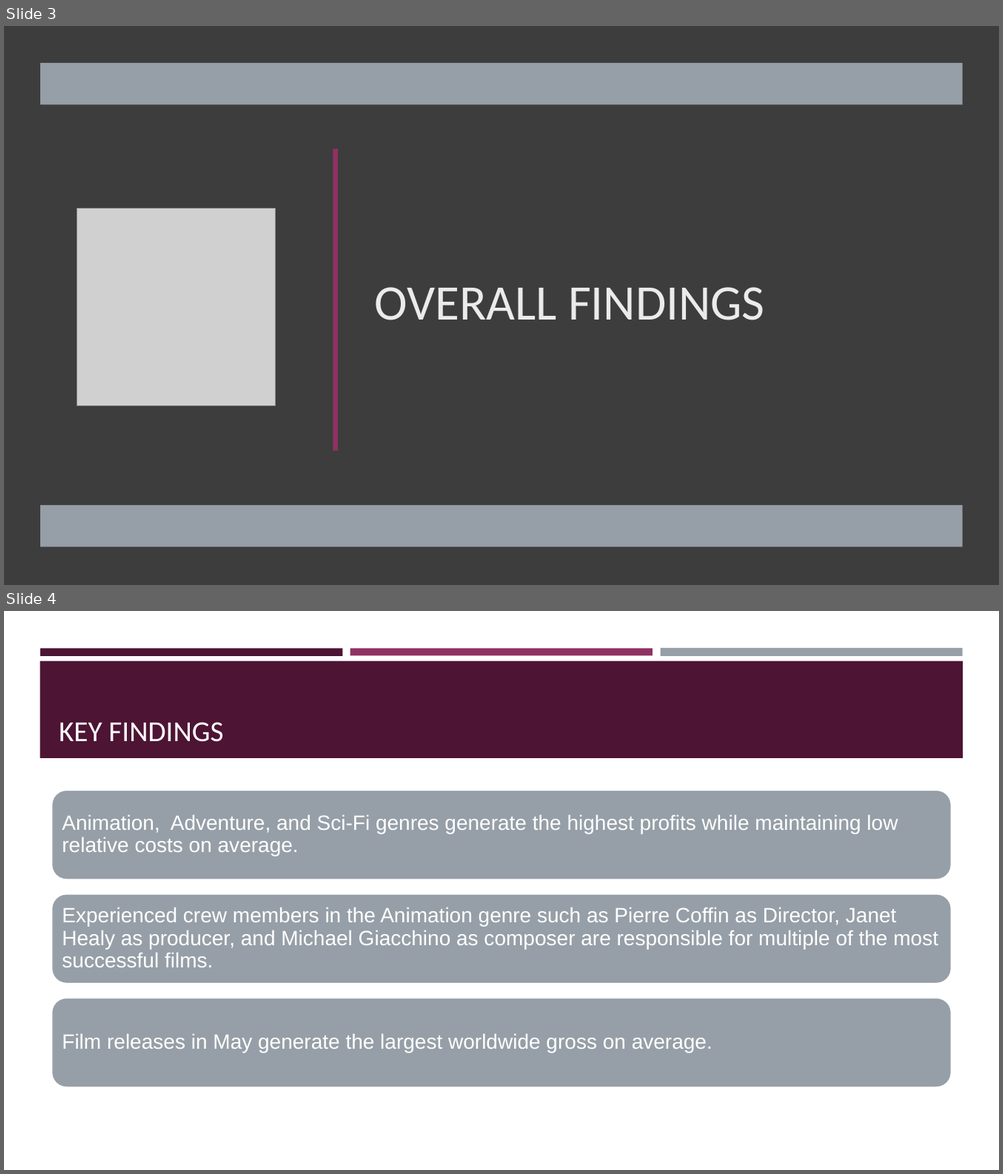
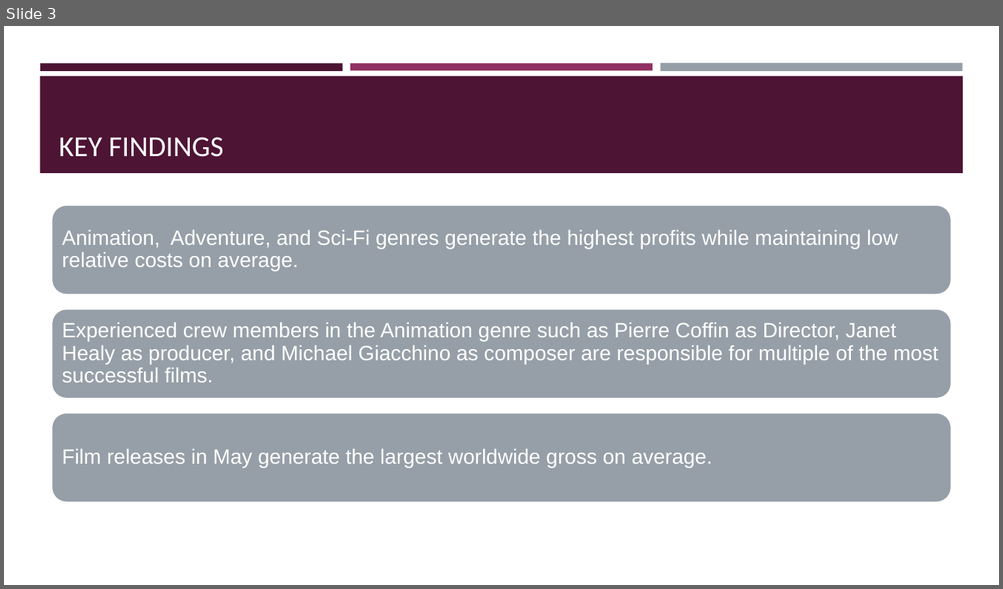
Before and after one commit to sabinabains/dsc-phase-2-project, a slide deck: Phase 1 Project - Sabina Bains - 10.13.21 Final.pptx. Shown one above the other, each under a label of ours: slides 3 and 4 before the commit, slide 3 after it. The pictures are 1003x1174 and 1003x589 pixels, drawn with LibreOffice and Linux fonts; fonts in the diff are those of the drawing; grey boxes stand for pictures. Boxes give left, top, right and bottom in pixels: in the first picture for what was removed or moved away, otherwise in the second. Text is boxed around its words. In the diff, an @@ line names an element or a change of style, - is before the commit and + after.

```diff
--- a/Phase 1 Project - Sabina Bains - 10.13.21 Final.pptx
+++ b/Phase 1 Project - Sabina Bains - 10.13.21 Final.pptx
@@ slide 3 removed at [4,26,999,585], background #3D3D3D @@
@@ rectangle removed at [4,26,999,585] @@
@@ rectangle removed at [40,63,963,105] @@
@@ rectangle removed at [333,149,338,451] @@
@@ picture removed at [77,208,275,406] @@
@@ title removed at [375,287,765,321] @@
-OVERALL FINDINGS
@@ rectangle removed at [40,506,963,548] @@
@@ what was slide 4 is now slide 3 @@
```
Also in this commit, not shown: 1 slide changed, 1 slide added, 1 other slide removed, 16 other files.
